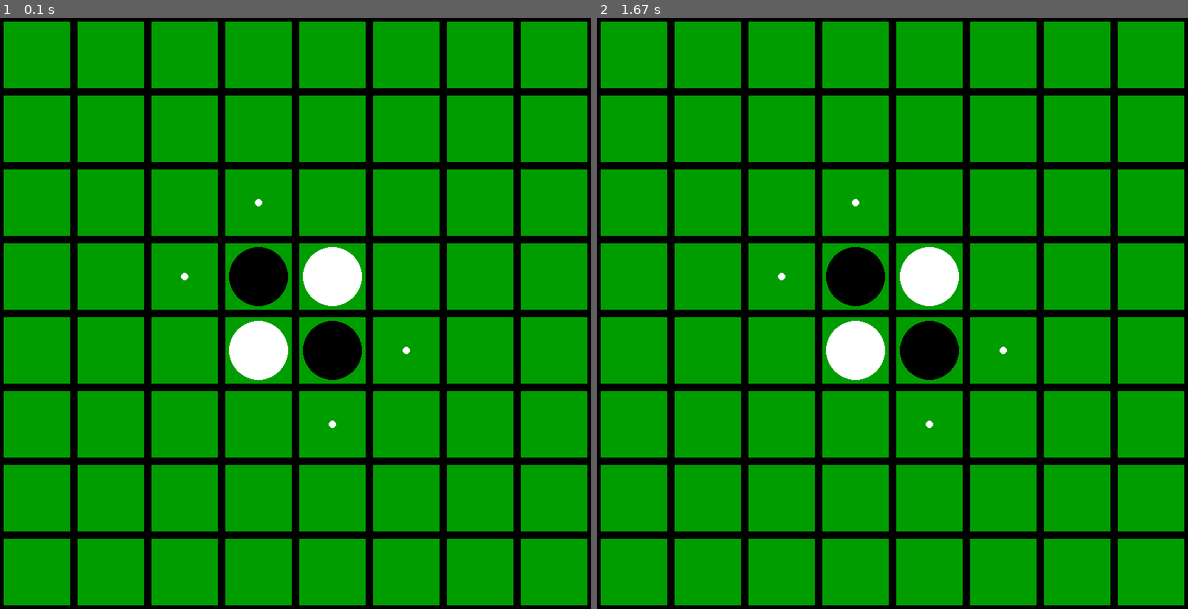
Above: before the commit, frames 1-2 (left to right).
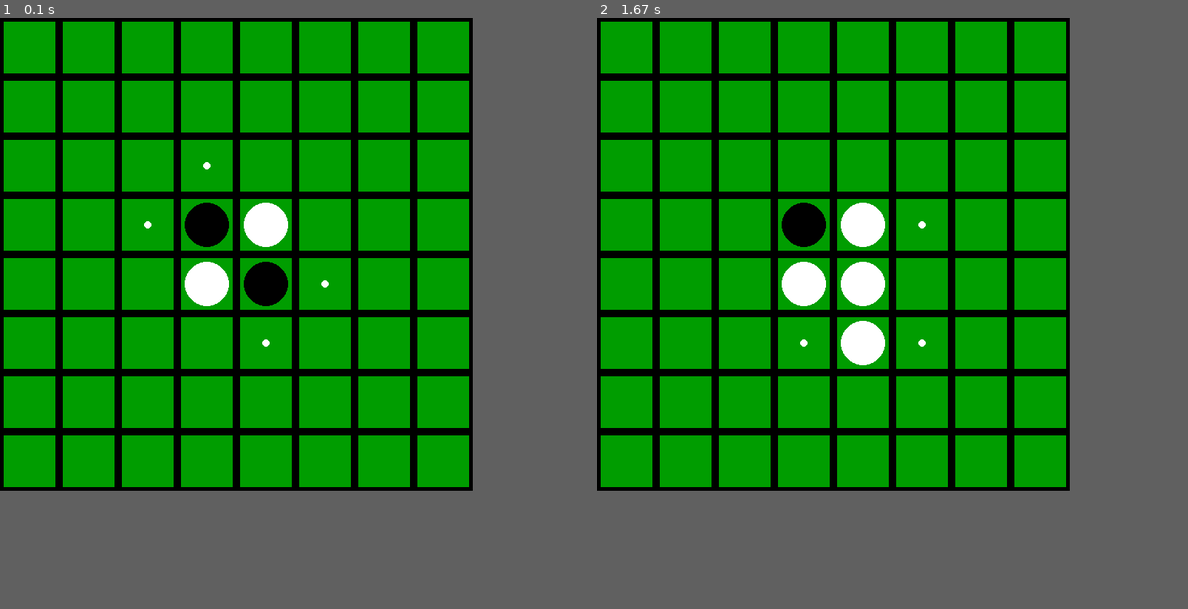
Above: after the commit, the same moments.

Repository: peterhessey/othelloML
Game: pygame game, started from Python Files/othello.py
The game is run twice, just before and just after one commit, with the same random seed, the same clock (stepped at 60 frames per second) and the same inputs.
Inputs (mouse positions are in pixels of both pictures, inside the frame that each line leads up to):
- Up to frame 1 (0.1 s): no input
- Up to frame 2 (1.67 s): click (833, 254) at 0.38 s; click (880, 360) at 0.72 s
In our replay, the window is 800x800 before the commit and 640x640 after it. These sizes can differ from the game's own. Grey fills any space a smaller window leaves; there, only what the larger window draws over its background counts as a difference.

The runs differ from the first frame. In frame 1, 29% of the frame differs, in the area x 0-100%, y 0-100%; in frame 2, 29%.

Commit message:
Added flipping, working on win conditions

Diff:
--- a/Python Files/othello.py
+++ b/Python Files/othello.py
@@ -5,13 +5,14 @@
 import math
 
 
-WINDOW_WIDTH = 800
-WINDOW_HEIGHT = 800
+WINDOW_WIDTH = 640
+WINDOW_HEIGHT = 640
 
 class Game:
 
 
-    def __init__(self):
+    def __init__(self, verbose):
+        self.verbose = verbose
         self.white_turn = True
         self.board = self.generateBoard()
 
@@ -66,19 +67,35 @@
         while game_running:
 
             valid_moves = self.getValidMoves()
-            print(valid_moves)
-            self.markValidMoves(valid_moves)
+
+            if len(valid_moves) == 0:
+                game_running = False
+                continue
+
+            if self.verbose:
+                print("Valid moves:" + str(valid_moves))
+
+            self.markValidMoves(valid_moves.keys())
             self.drawBoard(game_window)
             self.unmarkValidMoves()
 
 
             move = (-1,-1)
 
-            while (move not in valid_moves) & game_running:
+            while (move not in valid_moves.keys()) & game_running:
                 move, game_running = self.getMove()
 
+            self.flipPieces(move, valid_moves[move])
             self.makeMove(move)
 
+        winning_player = self.getWinner()
+
+        if winning_player == 'w':
+            print("White wins!")
+        elif winning_player == 'b':
+            print("Black wins!")
+        else:
+            print("Draw")
 
         pygame.quit()
 
@@ -96,17 +113,17 @@
         game_window.fill((0,157,0))
         for i in range(8):
             for j in range(8):
-                rect = pygame.Rect(i*100,j*100,100,100)
+                rect = pygame.Rect(i*80,j*80,80,80)
                 pygame.draw.rect(game_window, (0,0,0), rect, 5)
 
                 piece_val = self.board[i][j]
 
                 if piece_val == 'w':
-                    pygame.draw.circle(game_window, (255,255,255), (i * 100 + 50, j * 100 + 50), 40, 0)
+                    pygame.draw.circle(game_window, (255,255,255), (i * 80 + 40, j * 80 + 40), 30)
                 elif piece_val == 'b':
-                    pygame.draw.circle(game_window, (0,0,0), (i * 100 + 50, j * 100 + 50), 40, 0)
+                    pygame.draw.circle(game_window, (0,0,0), (i * 80 + 40, j * 80 + 40), 30)
                 elif piece_val == 'v':
-                    pygame.draw.circle(game_window, (255,255,255), (i * 100 + 50, j * 100 + 50), 5, 0)
+                    pygame.draw.circle(game_window, (255,255,255), (i * 80 + 40, j * 80 + 40), 5, 0)
 
 
         pygame.display.update()
@@ -116,24 +133,43 @@
         """Returns a list of valid moves the current player can make
 
         Returns:
-            [(Integer,Integer)] -- The list of valid moves
-        """
-        valid_moves = []
+            {(Integer,Integer) : [(Integer, Integer)]} -- The list of valid
+            moves and the directions in which pieces need to be flipped if
+            that move is played.
+        """
+        valid_moves = {}
         adjacent_squares_dict = self.getAdjacentSquares()
 
-        print(adjacent_squares_dict)
+        if self.verbose:
+            print("Adjacent squares: " + str(adjacent_squares_dict))
 
         for square in adjacent_squares_dict.keys():
             for direction in adjacent_squares_dict[square]:
 
                 if self.validateMove(square, direction):
-                    valid_moves.append(square)
-
-        #remove duplicates before returning
-        return list(set(valid_moves))
+                    if square in valid_moves.keys():
+                        valid_moves[square].append(direction)
+                    else:
+                        valid_moves[square] = [direction]
+
+
+        return valid_moves
 
 
     def validateMove(self, square, direction):
+        """For a given square and direction tuple, returns a boolean value
+        representing whether that move is a valid move or not.
+
+        Arguments:
+            square {(Integer, Integer)} -- The square on which the move would
+            be played
+            direction {(Integer Integer)} -- A 2D normalised vector
+            representing the direction in which the move would connect with
+            a piece of the same colour.
+
+        Returns:
+            Bool -- True if move is valid, false otherwise
+        """
         move_valid = False
         player_char  = self.getCurrentPlayer()
         opponenet_char = self.getCurrentOpponent()
@@ -144,7 +180,10 @@
              & square_scanner[1] <= 7 & square_scanner[1] >= 0
              & move_valid == False):
 
-            square_char = self.board[square_scanner[0]][square_scanner[1]]
+            try:
+                square_char = self.board[square_scanner[0]][square_scanner[1]]
+            except:
+                print("Error with " + str(square_scanner))
 
             if square_char == player_char:
                 move_valid = True
@@ -159,11 +198,12 @@
 
 
     def getAdjacentSquares(self):
-        """Returns a dictionary of all adjacent squares and the
-            directions in which the adjacent pieces lie
-
-        Returns:
-            {} -- Dictionary, keys = squares, values = adjacent directions
+        """Returns a dictionary of all adjacent squares and the directions in
+        which the adjacent pieces lie
+
+        Returns:
+            {(Integer, Integer):[(Integer, Integer)]} -- Dictionary that
+            represents the adjacent squares and their relative directions
         """
 
         adjacent_squares_dict = {}
@@ -193,13 +233,22 @@
         return adjacent_squares_dict
 
 
-    def markValidMoves(self, valid_moves):
-
-        for move in valid_moves:
+    def markValidMoves(self, valid_move_squares):
+        """Marks squares that are valid moves with a 'v' character
+
+        Arguments:
+            valid_moves_squares [(Integer, Integer)] -- List containing tuples representing the valid moves
+
+        Returns:
+            None
+        """
+        for move in valid_move_squares:
             self.board[move[0]][move[1]] = 'v'
 
 
     def unmarkValidMoves(self):
+        """Simply replaces all the valid moves that weren't used with the character 'x'
+        """
         for i in range(8):
             for j in range(8):
                 if self.board[i][j] == 'v':
@@ -236,7 +285,7 @@
         Returns:
             [(Integer, Integer)] -- The coordinates of the square the user clicked
         """
-        move = (math.floor(mouse_input[0]/100), math.floor(mouse_input[1]/100))
+        move = (math.floor(mouse_input[0]/80), math.floor(mouse_input[1]/80))
         return move
 
 
@@ -257,6 +306,43 @@
         self.white_turn = not self.white_turn
 
 
+    def flipPieces(self, move, directions):
+        """Function responsible for flipping pieces on the board when a valid
+        move is played by the current player.
+
+        Arguments:
+            move {(Integer, Integer)} -- The move that's been played
+            directions {[(Integer, Integer)]} -- The directions in which pieces
+            need to flipped.
+        """
+
+        player_char = self.getCurrentPlayer()
+        opponenet_char = self.getCurrentOpponent()
+
+
+        for direction in directions:
+            line_flipped = False
+            square_to_flip = [move[0]+direction[0], move[1]+direction[1]]
+
+            if self.verbose:
+                print("Flipping pieces on square %s in direciton %s" % (move, direction))
+
+            while not line_flipped:
+                if self.verbose:
+                    print("Flipping %s" % (square_to_flip))
+
+                square_char = self.board[square_to_flip[0]][square_to_flip[1]]
+
+                if square_char == player_char:
+                    line_flipped = True
+                    continue
+
+                else:
+                    self.board[square_to_flip[0]][square_to_flip[1]] = player_char
+                    square_to_flip[0] += direction[0]
+                    square_to_flip[1] += direction[1]
+
+
     def getCurrentPlayer(self):
         """Returns the character representation of the current player
 
@@ -281,19 +367,39 @@
             return 'w'
 
 
-    def flipPieces(self, newMove):
-        return None
-
-
-    def isGameOver(self):
-        return False
-
-
     def getWinner(self):
-        return None
+        """Determines the winner of the game once it has finished
+
+        Returns:
+            Chr -- Character representing whether white won, black won, or a
+            draw has occured.
+        """
+        white_count = 0
+        black_count = 0
+
+        for i in range(8):
+            for j in range(8):
+                if self.board[i][j] == 'w':
+                    white_count += 1
+                elif self.board[i][j] == 'b':
+                    black_count += 1
+
+        if white_count > black_count:
+            return 'w'
+        elif black_count > white_count:
+            return 'b'
+        else:
+            return 'd'
 
 
 if __name__ == "__main__":
-    newGame = Game()
+
+    verbose = False
+
+    if len(sys.argv) > 1:
+        if sys.argv[1] == '-v':
+            verbose = True
+
+    newGame = Game(verbose)
 
     newGame.run()
